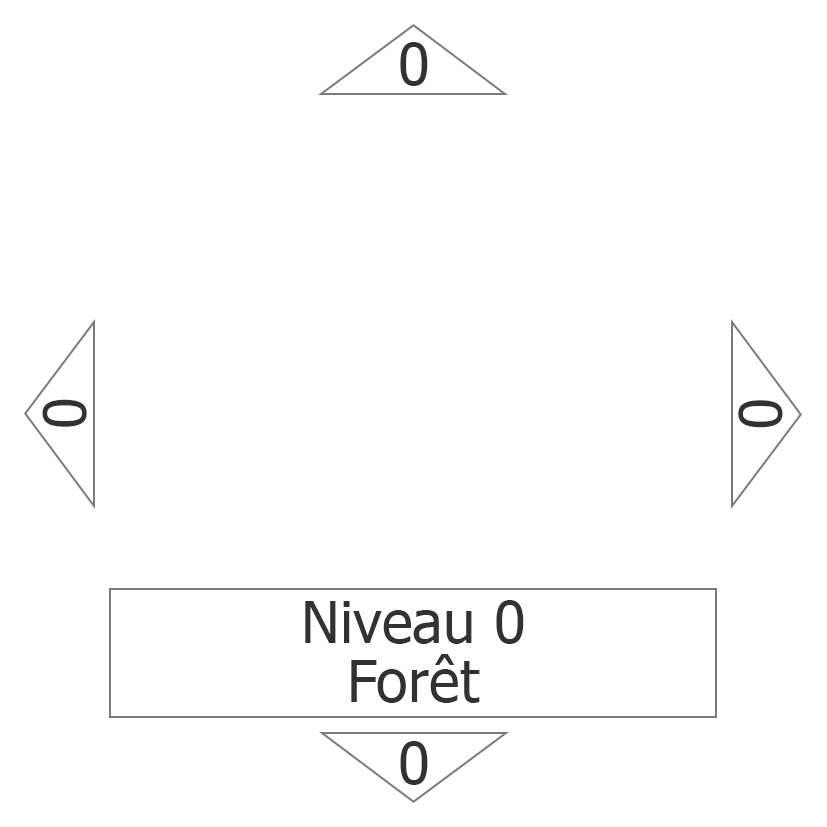
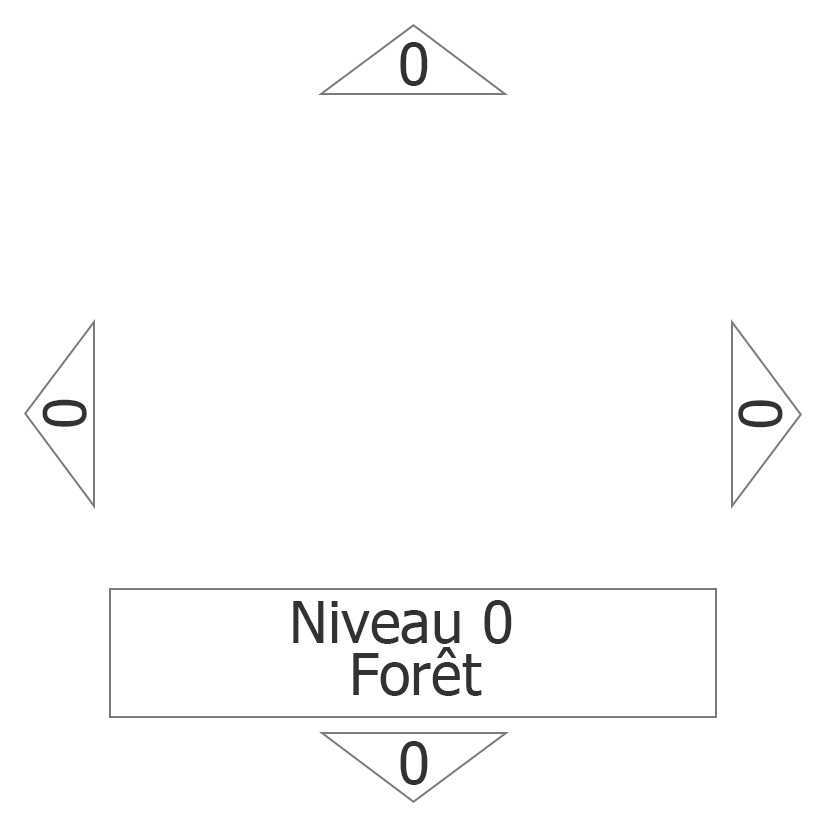
Before/after of a 827 x 827 layered artwork. What changed in the layer stack:
added group "Directions" with 8 layers above "Level" over [293, 600, 524, 703]
added layer "Level" above "Niveau" over [484, 600, 512, 644]
renamed "Niveau 0 Forêt" to "Niveau", painted on it over [293, 600, 524, 703]
added layer "Type" above "TerrainDescBG" over [353, 647, 482, 696]
